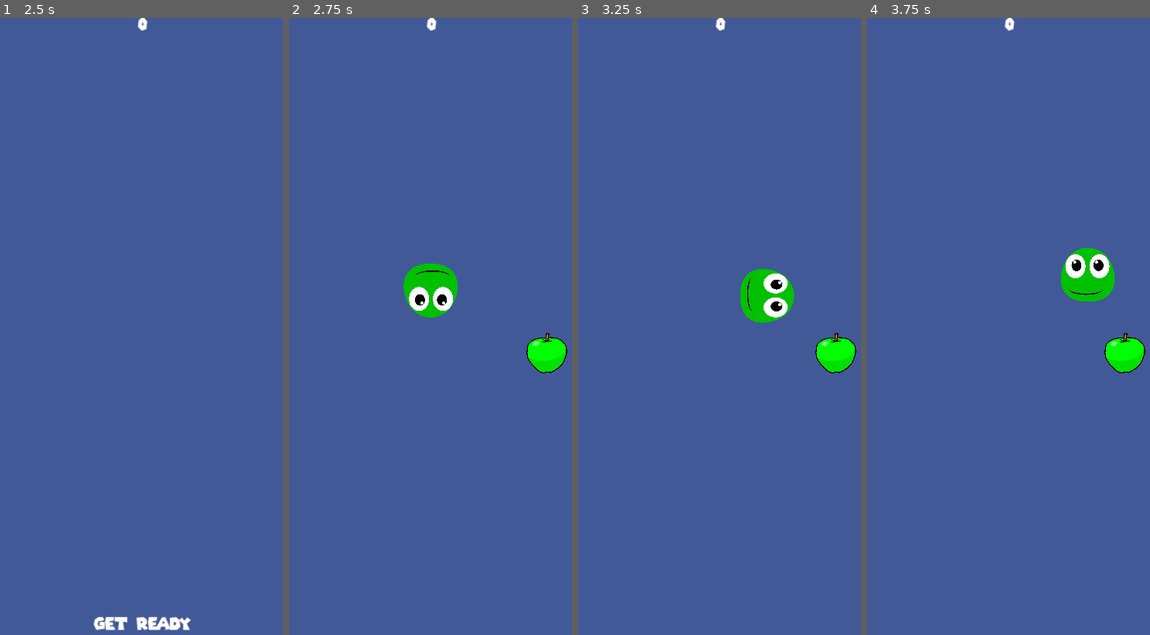
Above: before the commit, frames 1-4 (left to right).
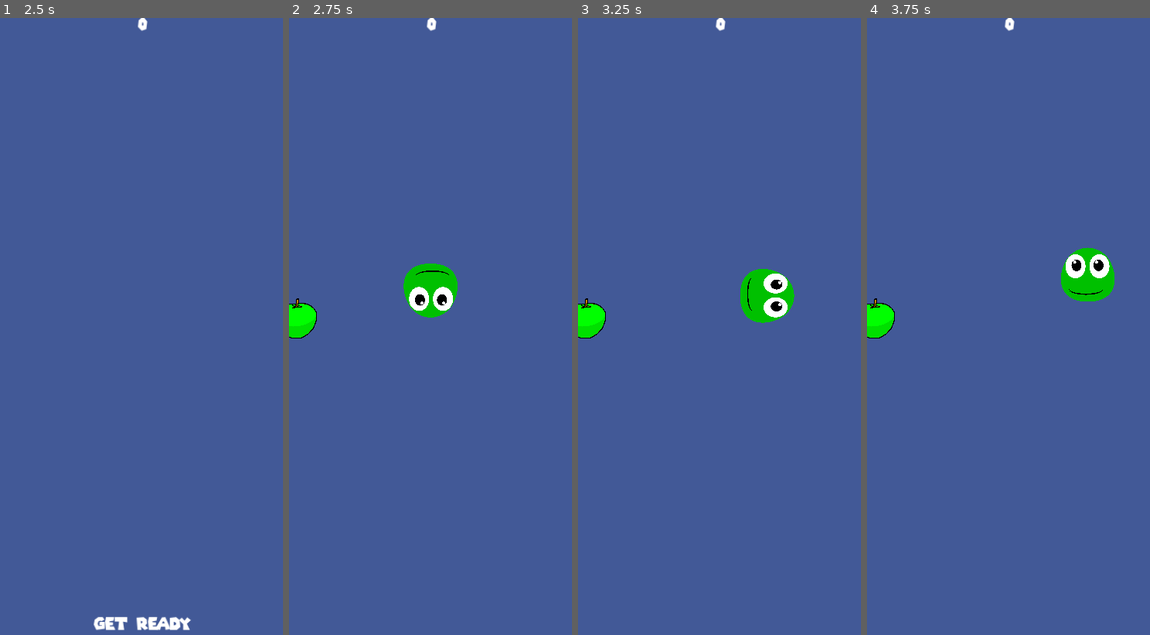
Above: after the commit, the same moments.

Repository: Reckless312/Snake-Godot
Game: Godot game, scene res://main.tscn
Two runs of this game, one before a commit and one after it. Both use one fixed random seed, a clock stepped at 60 frames per second and the inputs below.
Inputs:
- Up to frame 1 (2.5 s): click "Start" at 0.5 s; tap Enter at 1.25 s; hold Right (right) 1.28-2.03 s; tap Space at 2 s; hold Down (down) from 2.03 s (still down)
- Up to frame 2 (2.75 s): keep holding Down (down)
- Up to frame 3 (3.25 s): release Down (down) at 2.78 s; hold Right (right) from 2.78 s (still down)
- Up to frame 4 (3.75 s): release Right (right) at 3.53 s; hold Up (up) from 3.53 s (still down)

Frame 1 is identical in both runs. In frame 2, 1.2% of the frame differs, in the area x 0-99%, y 45-58%; in frame 3, 1.2%; in frame 4, 1.2%.

Commit message:
improvements

Diff:
--- a/snake/apple.gd
+++ b/snake/apple.gd
@@ -3,27 +3,17 @@
 signal was_eaten
 
 var rng = RandomNumberGenerator.new()
-var screen_size
 var colors
 
 func _ready() -> void:
 	rng.randomize()
-	screen_size = get_viewport().get_visible_rect().size
 	colors = $AnimatedSprite2D.sprite_frames.get_animation_names()
+	$AnimatedSprite2D.play(colors[rng.randi() % colors.size()])
 	hide()
 
 func _process(delta: float) -> void:
 	pass
 
-func place_randomly():
-	while true:
-		position = Vector2(rng.randi() % int(screen_size.x), rng.randi() % int(screen_size.y))
-		await get_tree().process_frame
-		if get_overlapping_bodies().size() == 0:
-			break
-	$AnimatedSprite2D.play(colors[randi() % colors.size()])
-	show()
-
 func _on_area_entered(area: Area2D) -> void:
 	if area is snake_head:
 		was_eaten.emit()
--- a/snake/apple.tscn
+++ b/snake/apple.tscn
@@ -30,6 +30,8 @@
 [node name="Apple" type="Area2D" groups=["apples"]]
 position = Vector2(13, 0)
 scale = Vector2(0.5, 0.5)
+collision_layer = 4
+collision_mask = 7
 script = ExtResource("1_3pxcn")
 metadata/_edit_group_ = true
 
--- a/snake/main.gd
+++ b/snake/main.gd
@@ -3,6 +3,9 @@
 var apples = preload("res://apple.tscn")
 var snake_bodies = preload("res://snake_body.tscn")
 
+var rng = RandomNumberGenerator.new()
+var screen_size
+var colors
 var score
 var apple
 var body_list = []
@@ -10,7 +13,8 @@
 var spacing = 62
 
 func _ready() -> void:
-	pass
+	rng.randomize()
+	screen_size = get_viewport().get_visible_rect().size
 
 func _process(delta: float) -> void:
 	position_queue.append($snake_head.position)
@@ -27,7 +31,11 @@
 			body_list[i].position = $snake_head.position
 
 
+	#set_collision_for_bodies()
+
 func new_game():
+	$Music.play()
+
 	score = 0
 	$HUD.update_score(score)
 	$HUD.show_message("Get Ready")
@@ -44,16 +52,21 @@
 	apple = apples.instantiate()
 	add_child(apple)
 
-	apple.place_randomly()
+	place_apple_randomly()
 	apple.connect("was_eaten", self._on_snake_apple_hit)
 
 func _on_snake_apple_hit() -> void:
+	$EatingApple.play()
+
 	apple.queue_free()
 	create_an_apple()
 
 	var new_body = snake_bodies.instantiate()
 	new_body.position = $snake_head.position
+
 	body_list.append(new_body)
+	new_body.connect("was_entered", self._on_snake_head_game_over)
+
 	add_child(new_body)
 
 	score += 10
@@ -68,5 +81,20 @@
 
 	body_list.clear()
 	position_queue.clear()
+	$HUD.show_game_over()
 
-	$HUD.show_game_over()
+func place_apple_randomly():
+	while true:
+		apple.position = Vector2(rng.randi() % int(screen_size.x), rng.randi() % int(screen_size.y))
+		await get_tree().process_frame
+		await get_tree().physics_frame
+		await get_tree().physics_frame
+		if apple.get_overlapping_areas().size() == 0:
+			break
+	apple.show()
+
+
+func set_collision_for_bodies():
+	for i in range(body_list.size()):
+		if (i + 1) * spacing - 1 < position_queue.size() and i != body_list.size() -1:
+			body_list[i].get_node("CollisionShape2D").set_deferred("disabled", false)
--- a/snake/snake_body.gd
+++ b/snake/snake_body.gd
@@ -1,7 +1,15 @@
 extends Area2D
 
+class_name snake_body
+
+signal was_entered
+
 func _ready() -> void:
-	pass
+	$CollisionShape2D.set_deferred("disabled", true)
 
 func _process(delta: float) -> void:
 	pass
+
+func _on_area_entered(area: Area2D) -> void:
+	if area is snake_head:
+		was_entered.emit()
--- a/snake/snake_body.tscn
+++ b/snake/snake_body.tscn
@@ -19,7 +19,7 @@
 
 [node name="snake_body" type="Area2D"]
 scale = Vector2(1.15, 1.15)
-collision_mask = 0
+collision_mask = 6
 script = ExtResource("1_up7kq")
 metadata/_edit_group_ = true
 
@@ -29,3 +29,5 @@
 
 [node name="CollisionShape2D" type="CollisionShape2D" parent="."]
 shape = SubResource("CircleShape2D_8wbub")
+
+[connection signal="area_entered" from="." to="." method="_on_area_entered"]
--- a/snake/snake_head.gd
+++ b/snake/snake_head.gd
@@ -41,6 +41,7 @@
 	position += velocity * delta
 
 	if position.x < 0 or position.x > screen_size.x or position.y < 0 or position.y > screen_size.y:
+		$CollisionShape2D.set_deferred("disabled", true)
 		game_over.emit()
 		reset()
 		hide()
--- a/snake/snake_head.tscn
+++ b/snake/snake_head.tscn
@@ -23,6 +23,8 @@
 
 [node name="snake_head" type="Area2D"]
 position = Vector2(-2, 2)
+collision_layer = 2
+collision_mask = 5
 script = ExtResource("1_m2uwt")
 metadata/_edit_group_ = true
 
@@ -33,5 +35,3 @@
 
 [node name="CollisionShape2D" type="CollisionShape2D" parent="."]
 shape = SubResource("CircleShape2D_qum7p")
-
-[connection signal="body_entered" from="." to="." method="_on_body_entered"]
